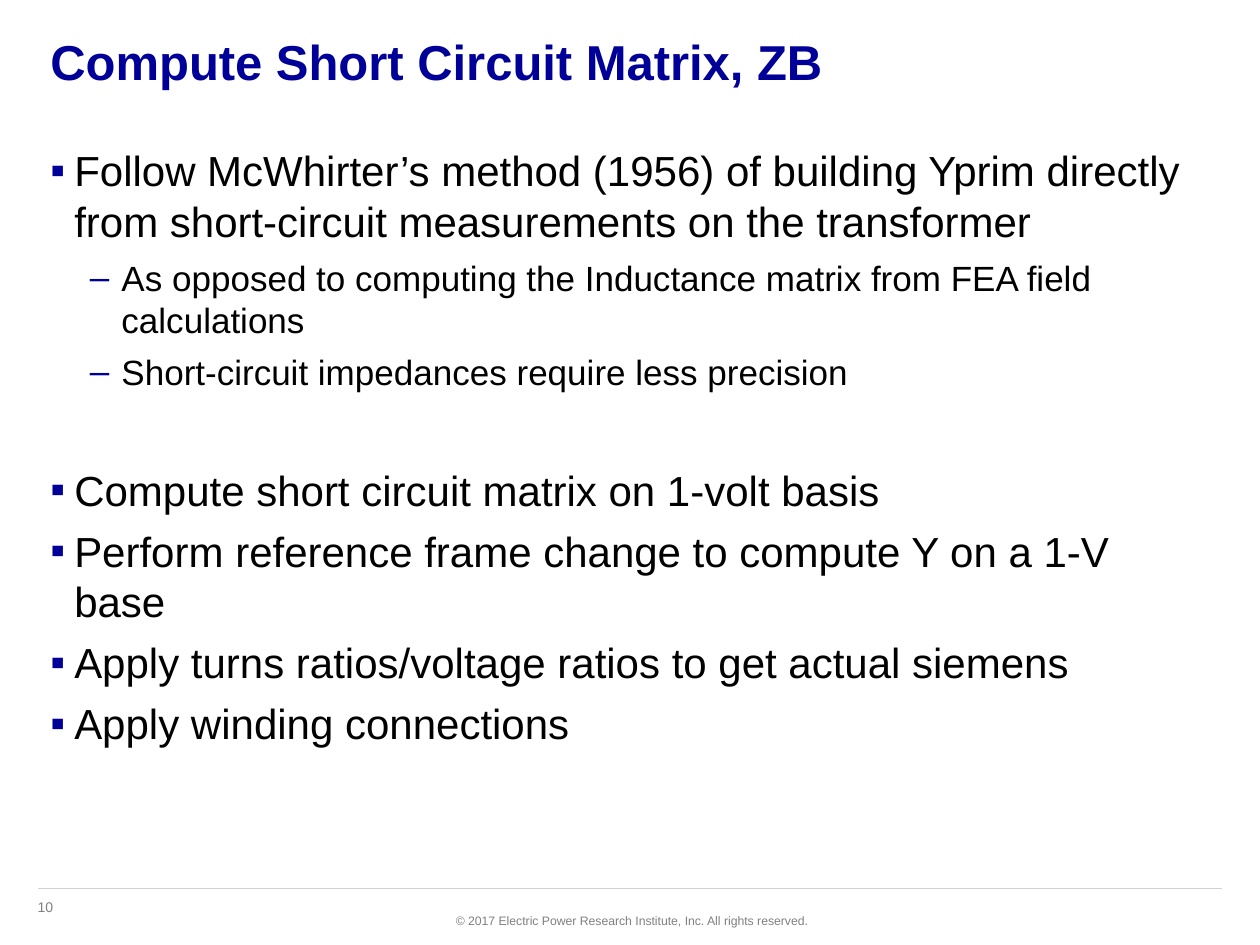
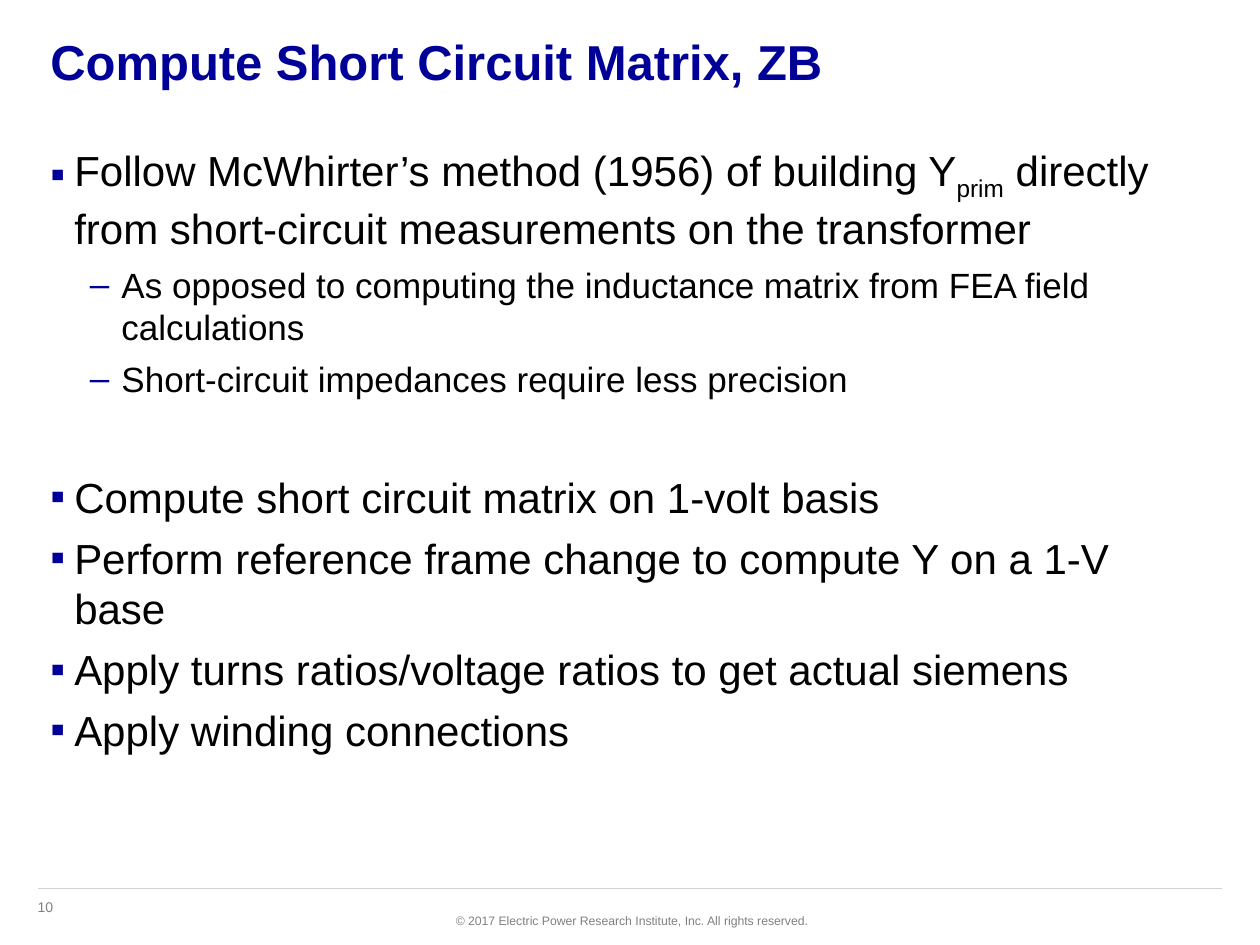
Before and after one commit to dss-extensions/opendss-svn-mirror, a slide deck: slide 10 of trunk/Training/GAPQ2017/PPT/13 Transformer Model.pptx. Drawn at 1260x945 pixels with LibreOffice and Linux fonts; fonts in the diff are those of the drawing; background and template pictures are left out. Boxes give left, top, right and bottom in pixels: in the first picture for what was removed or moved away, otherwise in the second. Text is boxed around its words. In the diff, an @@ line names an element or a change of style, - is before the commit and + after.

```diff
--- a/trunk/Training/GAPQ2017/PPT/13 Transformer Model.pptx
+++ b/trunk/Training/GAPQ2017/PPT/13 Transformer Model.pptx
@@ text at [74,155,1149,245]: now subscript in "Yprim" @@
@@ text at [121,272,1089,341]: text changed @@
-  – As opposed to computing the Inductance matrix from FEA field calculations
+  – As opposed to computing the inductance matrix from FEA field calculations
```
Also in this commit, not shown: 7 other slides changed, 4 other files.
